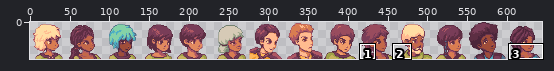
A sprite sheet gets an edit: solidarity/images/solidarity_char_portraits.png. Above, an overview of the earlier version with the close-up marked.
Close-up. As it was:
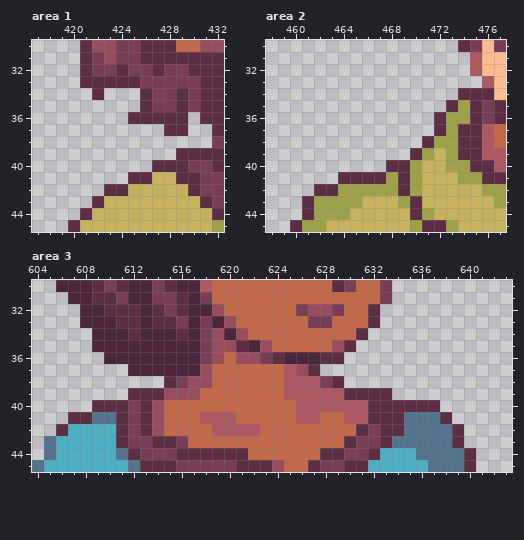
The file is 644x46 pixels. Shown: area 1: x 417..432, y 30..45; area 2: x 458..477, y 30..45; area 3: x 604..643, y 30..45. The commit also changed other parts of the picture, which this record leaves out.
The same view after the edit:
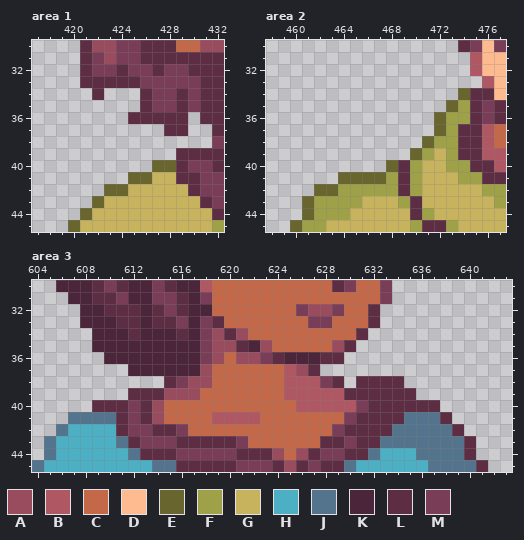
Palette (. is transparent): A #994c5e  B #af5763  C #c36849  D #ffbb90  E #69652e  F #9ea148  G #c7b25d  H #4cafc4  J #54738d  K #4b253a  L #5d2e43  M #793d58
Changes in this commit:
{"where": "area 1"}
{"y":40,"x":427,"old":"LL","new":"EE"}
{"y":41,"x":425,"old":"LL","new":"EE"}
{"y":42,"x":423,"old":"LL","new":"EE"}
{"y":43,"x":422,"old":"L","new":"E"}
{"y":44,"x":421,"old":"L","new":"E"}
{"y":45,"x":420,"old":"L","new":"E"}
{"where": "area 2"}
{"y":34,"x":474,"old":"L","new":"E"}
{"y":35,"x":473,"old":"L","new":"E"}
{"y":36,"x":472,"old":"L","new":"E"}
{"y":37,"x":472,"old":"L","new":"E"}
{"y":38,"x":471,"old":"L","new":"E"}
{"y":39,"x":470,"old":"L","new":"E"}
{"y":40,"x":468,"old":"L","new":"E"}
{"y":41,"x":464,"old":"LLLL","new":"EEEE"}
{"y":42,"x":462,"old":"LL","new":"EE"}
{"y":43,"x":461,"old":"L","new":"E"}
{"y":44,"x":461,"old":"L","new":"E"}
{"y":45,"x":460,"old":"L","new":"E"}
{"where": "area 3"}
{"y":32,"x":619,"old":"A","new":"C"}
{"y":33,"x":619,"old":"KA","new":"LC"}
{"y":34,"x":620,"old":"K","new":"L"}
{"y":38,"x":631,"old":"....","new":"LLLL"}
{"y":39,"x":634,"old":"..","new":"LL"}
{"y":40,"x":631,"old":"B","new":"M"}
{"y":41,"x":607,"old":"LL","new":"JJ"}
{"y":41,"x":618,"old":"B","new":"C"}
{"y":41,"x":621,"old":"CC","new":"BB"}
{"y":41,"x":626,"old":"BB","new":"CC"}
{"y":41,"x":630,"old":"BB","new":"ML"}
{"y":42,"x":606,"old":"L","new":"J"}
{"y":42,"x":613,"old":"LACC","new":"MLLM"}
{"y":42,"x":619,"old":"BBBB","new":"CCCC"}
{"y":42,"x":629,"old":"CC","new":"ML"}
{"y":42,"x":632,"old":"M","new":"L"}
{"y":42,"x":634,"old":"L","new":"J"}
{"y":43,"x":611,"old":"LM","new":"JL"}
{"y":43,"x":614,"old":"LLMCCCCC","new":"MMLLLLLM"}
{"y":43,"x":628,"old":"CCLMML","new":"LLMLLJ"}
{"y":43,"x":639,"old":"L.","new":"JL"}
{"y":44,"x":611,"old":"JLMMMLLLLL","new":"HJLLLMMMMM"}
{"y":44,"x":622,"old":"CCC","new":"LLA"}
{"y":44,"x":626,"old":"CCLLMML","new":"ALMMLLJ"}
{"y":45,"x":612,"old":"JLLLMMMMMLLLACCLMMLL","new":"HHJJLLLLLMMMLALMLLJH"}
{"y":45,"x":640,"old":"L.","new":"JL"}
{"label":"changed","picture_box":[68,160,176,232]}
{"label":"changed","picture_box":[290,88,470,232]}
{"label":"changed","picture_box":[212,304,236,340]}
{"label":"changed","picture_box":[56,376,488,472]}
